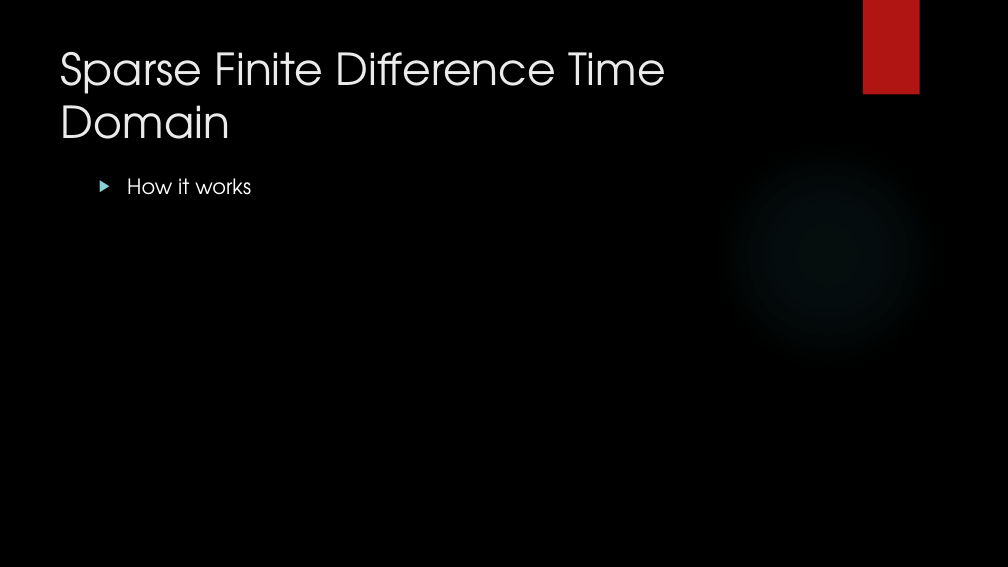
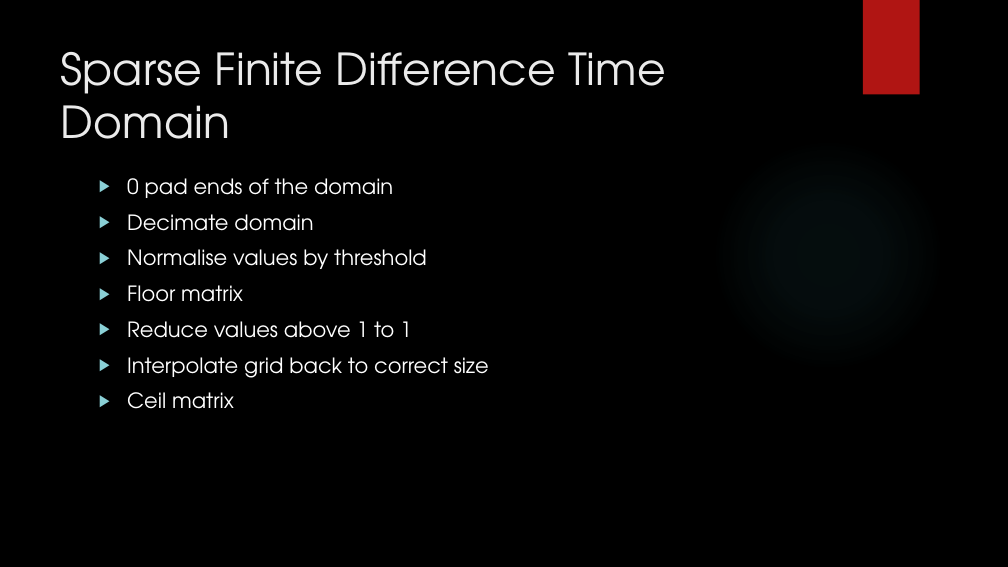
Before and after one commit to SEDur/IndiEngiSchola, a slide deck: slide 15 of Docs/Efficient Acoustic Modelling of Large Spaces Using Time.pptx (slide 14 before the commit). Drawn at 1008x567 pixels with LibreOffice and Linux fonts; fonts in the diff are those of the drawing; background and template pictures are left out. Boxes give left, top, right and bottom in pixels: in the first picture for what was removed or moved away, otherwise in the second. Text is boxed around its words. In the diff, an @@ line names an element or a change of style, - is before the commit and + after.

```diff
--- a/Docs/Efficient Acoustic Modelling of Large Spaces Using Time.pptx
+++ b/Docs/Efficient Acoustic Modelling of Large Spaces Using Time.pptx
@@ text at [127,178,489,409]: text changed @@
-▶ How it works
+▶ 0 pad ends of the domain
+▶ Decimate domain
+▶ Normalise values by threshold
+▶ Floor matrix
+▶ Reduce values above 1 to 1
+▶ Interpolate grid back to correct size
+▶ Ceil matrix
```
Also in this commit, not shown: 1 other slide changed, 1 slide added, 1 slide removed, 2 other files.
